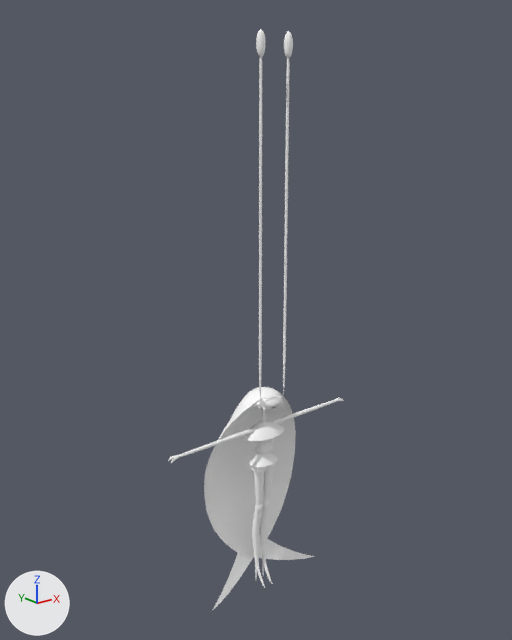
An edit to the glTF model web/models/switch/0795/regular.glb, drawn before and after from the same camera.
The view is the same before and after, from a camera (50 mm lens) standing at (-329.0, -401.0, 399.0) and looking at (2.0, 13.0, 233.0). Every picture has the same lights, and +X, +Y and +Z are marked at lower left. The first picture is the older version. Where no turn or scale is listed for an object, it has been applied to the vertices.

Names of what the first picture shows: 'EffGcloud01', 'TraGroup' and 1 more.
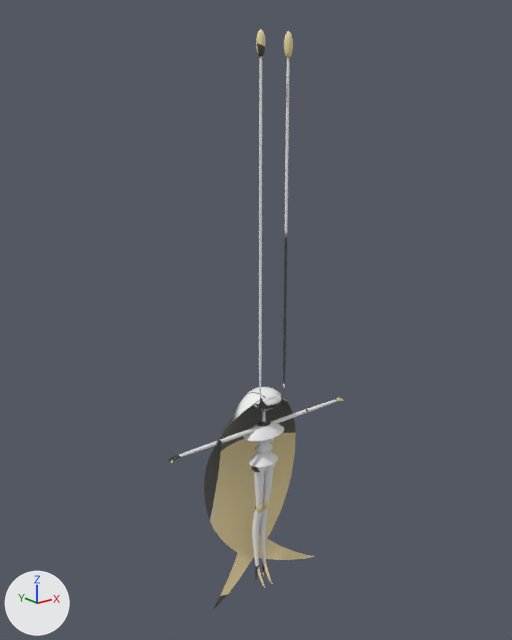
Changed parts and their boxes [x1, y1, x2, y2] in the pictures (512 x 640 px):
'TraGroup', surface changed (grey to yellow): [204, 395, 313, 609] in both
'EffGcloud01', surface changed: [168, 29, 344, 588] in both

Patch to the scene script:
```diff
--- a/web/models/switch/0795/regular.glb.py
+++ b/web/models/switch/0795/regular.glb.py
@@ img_pm0879_00_body_col @@
+img_pm0879_00_body_col = load_image('pm0879_00_Body_col', '_unpacked/pm0879_00_Body_col', 512, 1024, 'sRGB')
@@ mat_bodyvco00 @@
 n0 = _N.new('ShaderNodeBsdfPrincipled'); n0.name = 'Principled BSDF'
 n2.inputs[0].default_value = 1.0  # 'Factor'
-n3 = _N.new('ShaderNodeMath'); n3.name = 'Math'
-n3.operation = 'MULTIPLY'
 n4 = _N.new('ShaderNodeVertexColor'); n4.name = 'Color Attribute'
 n5 = _N.new('ShaderNodeTexImage'); n5.name = 'Image Texture'
-n5.image = img_dummy_col
+n5.image = img_pm0879_00_body_col
 _L.new(n0.outputs[0], n1.inputs[0])  # 'BSDF' to 'Surface'
 _L.new(n2.outputs[2], n0.inputs[0])  # 'Result' to 'Base Color'
-_L.new(n3.outputs[0], n0.inputs[4])  # 'Value' to 'Alpha'
 _L.new(n4.outputs[0], n2.inputs[7])  # 'Color' to 'B'
-_L.new(n4.outputs[1], n3.inputs[1])  # 'Alpha' to 'Value'
 _L.new(n5.outputs[0], n2.inputs[6])  # 'Color' to 'A'
-_L.new(n5.outputs[1], n3.inputs[0])  # 'Alpha' to 'Value'
@@ mat_body01_arceus_envbody @@
 n0 = _N.new('ShaderNodeBsdfPrincipled'); n0.name = 'Principled BSDF'
 n2.inputs[0].default_value = 1.0  # 'Factor'
-n3 = _N.new('ShaderNodeMath'); n3.name = 'Math'
-n3.operation = 'MULTIPLY'
 n4 = _N.new('ShaderNodeVertexColor'); n4.name = 'Color Attribute'
 n5 = _N.new('ShaderNodeTexImage'); n5.name = 'Image Texture'
-n5.image = img_dummy_col
+n5.image = img_pm0879_00_body_col
 _L.new(n0.outputs[0], n1.inputs[0])  # 'BSDF' to 'Surface'
 _L.new(n2.outputs[2], n0.inputs[0])  # 'Result' to 'Base Color'
-_L.new(n3.outputs[0], n0.inputs[4])  # 'Value' to 'Alpha'
 _L.new(n4.outputs[0], n2.inputs[7])  # 'Color' to 'B'
-_L.new(n4.outputs[1], n3.inputs[1])  # 'Alpha' to 'Value'
 _L.new(n5.outputs[0], n2.inputs[6])  # 'Color' to 'A'
-_L.new(n5.outputs[1], n3.inputs[0])  # 'Alpha' to 'Value'
@@ mat_body01 @@
 n0 = _N.new('ShaderNodeBsdfPrincipled'); n0.name = 'Principled BSDF'
 n2.inputs[0].default_value = 1.0  # 'Factor'
-n3 = _N.new('ShaderNodeMath'); n3.name = 'Math'
-n3.operation = 'MULTIPLY'
 n4 = _N.new('ShaderNodeVertexColor'); n4.name = 'Color Attribute'
 n5 = _N.new('ShaderNodeTexImage'); n5.name = 'Image Texture'
-n5.image = img_dummy_col
+n5.image = img_pm0879_00_body_col
 _L.new(n0.outputs[0], n1.inputs[0])  # 'BSDF' to 'Surface'
 _L.new(n2.outputs[2], n0.inputs[0])  # 'Result' to 'Base Color'
-_L.new(n3.outputs[0], n0.inputs[4])  # 'Value' to 'Alpha'
 _L.new(n4.outputs[0], n2.inputs[7])  # 'Color' to 'B'
-_L.new(n4.outputs[1], n3.inputs[1])  # 'Alpha' to 'Value'
 _L.new(n5.outputs[0], n2.inputs[6])  # 'Color' to 'A'
-_L.new(n5.outputs[1], n3.inputs[0])  # 'Alpha' to 'Value'
```
